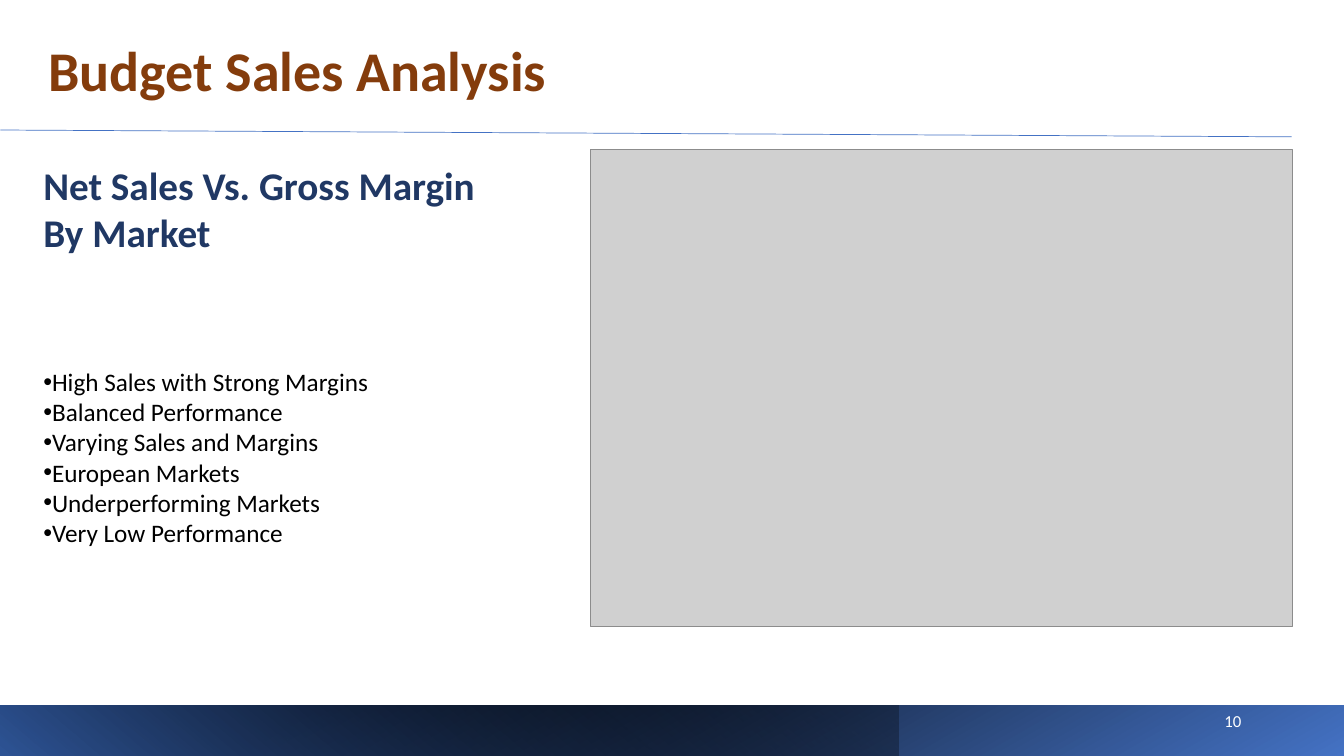
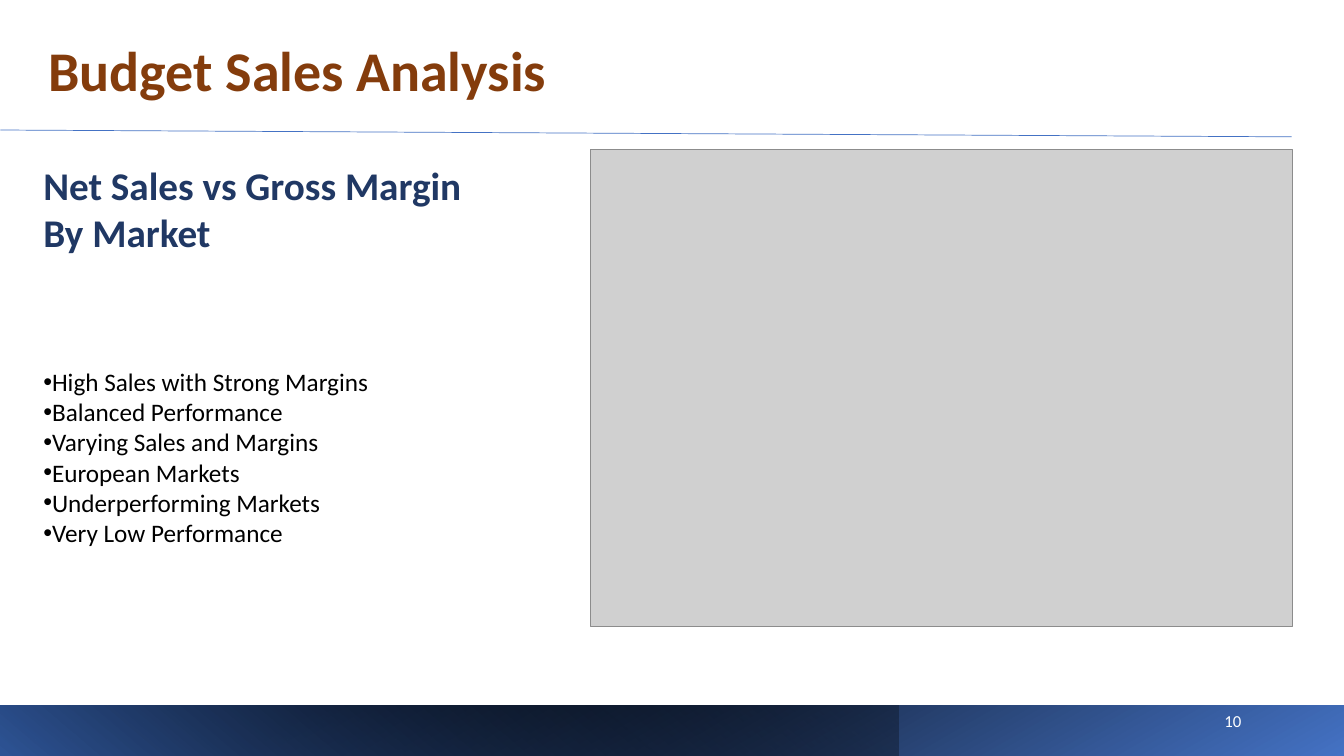
Before and after one commit to Namrata-Patel/AIM-5001, a slide deck: slide 10 of Final_Project/DAM - Final Project Presentation.pptx. Drawn at 1344x756 pixels with LibreOffice and Linux fonts; fonts in the diff are those of the drawing; grey boxes stand for pictures. Boxes give left, top, right and bottom in pixels: in the first picture for what was removed or moved away, otherwise in the second. Text is boxed around its words. In the diff, an @@ line names an element or a change of style, - is before the commit and + after.

```diff
--- a/Final_Project/DAM - Final Project Presentation.pptx
+++ b/Final_Project/DAM - Final Project Presentation.pptx
@@ text at [43,172,461,207]: text changed @@
-Net Sales Vs. Gross Margin
+Net Sales vs Gross Margin
```
Also in this commit, not shown: 11 other slides changed, 2 slides added.
